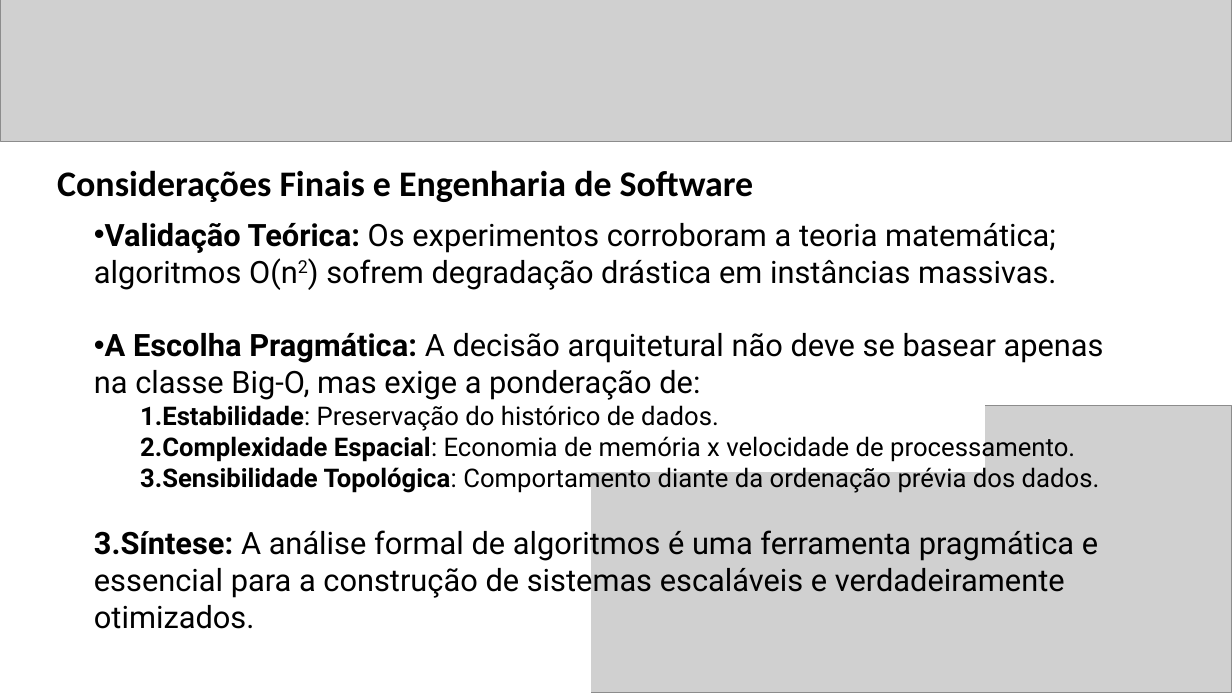
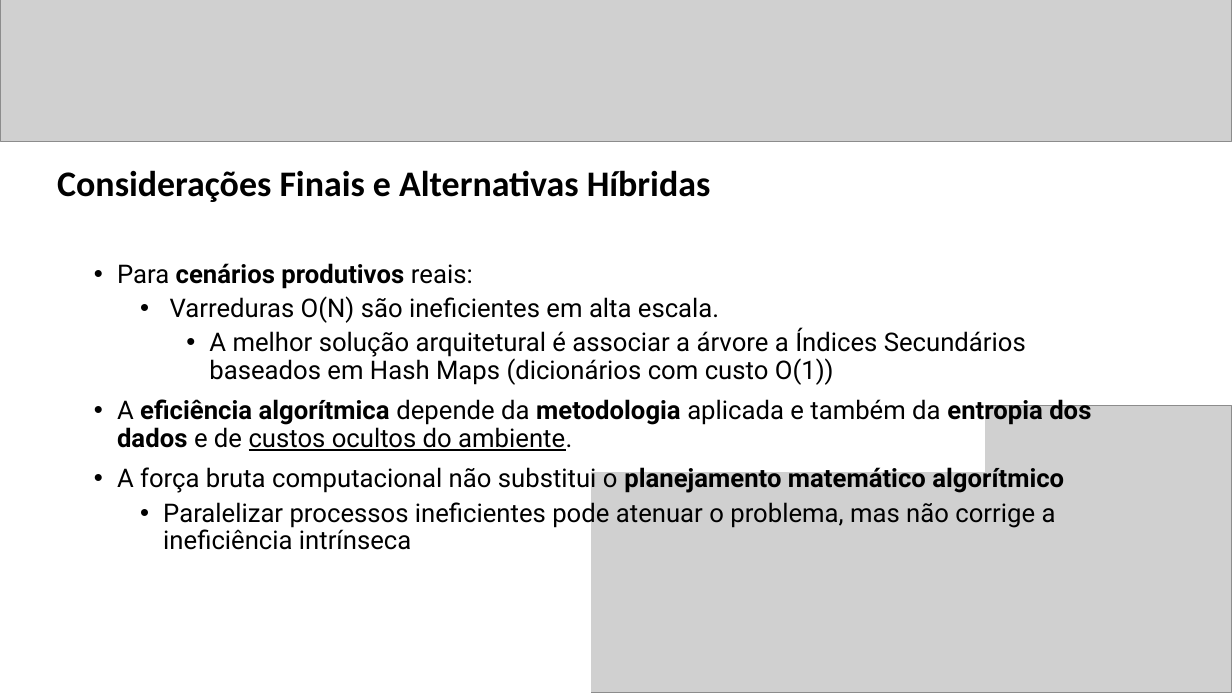
Before and after one commit to candidomor/Mestrado-Algoritimos-Projeto2, a slide deck: slide 15 of Apresentação - Projeto 02.pptx (slide 14 before the commit). Drawn at 1232x693 pixels with LibreOffice and Linux fonts; fonts in the diff are those of the drawing; grey boxes stand for pictures. Boxes give left, top, right and bottom in pixels: in the first picture for what was removed or moved away, otherwise in the second. Text is boxed around its words. In the diff, an @@ line names an element or a change of style, - is before the commit and + after.

```diff
--- a/Apresentação - Projeto 02.pptx
+++ b/Apresentação - Projeto 02.pptx
@@ title at (57,170,711,202): text changed @@
-Considerações Finais e Engenharia de Software
+Considerações Finais e Alternativas Híbridas
@@ text at (117,263,1091,550): text changed; size 24 to 20 pt @@
-• Validação Teórica: Os experimentos corroboram a teoria matemática; algoritmos O(n2) sofrem degradação drástica em instâncias massivas.
-• A Escolha Pragmática: A decisão arquitetural não deve se basear apenas na classe Big-O, mas exige a ponderação de:
-  1. Estabilidade: Preservação do histórico de dados.
-  2. Complexidade Espacial: Economia de memória x velocidade de processamento.
-  3. Sensibilidade Topológica: Comportamento diante da ordenação prévia dos dados.
-3. Síntese: A análise formal de algoritmos é uma ferramenta pragmática e essencial para a construção de sistemas escaláveis e verdadeiramente otimizados.
+• Para cenários produtivos reais:
+  • Varreduras O(N) são ineficientes em alta escala.
+    • A melhor solução arquitetural é associar a árvore a Índices Secundários baseados em Hash Maps (dicionários com custo O(1))
+• A eficiência algorítmica depende da metodologia aplicada e também da entropia dos dados e de custos ocultos do ambiente.
+• A força bruta computacional não substitui o planejamento matemático algorítmico
+  • Paralelizar processos ineficientes pode atenuar o problema, mas não corrige a ineficiência intrínseca
```
Also in this commit, not shown: 3 other slides changed, 1 slide added, 5 other files.
